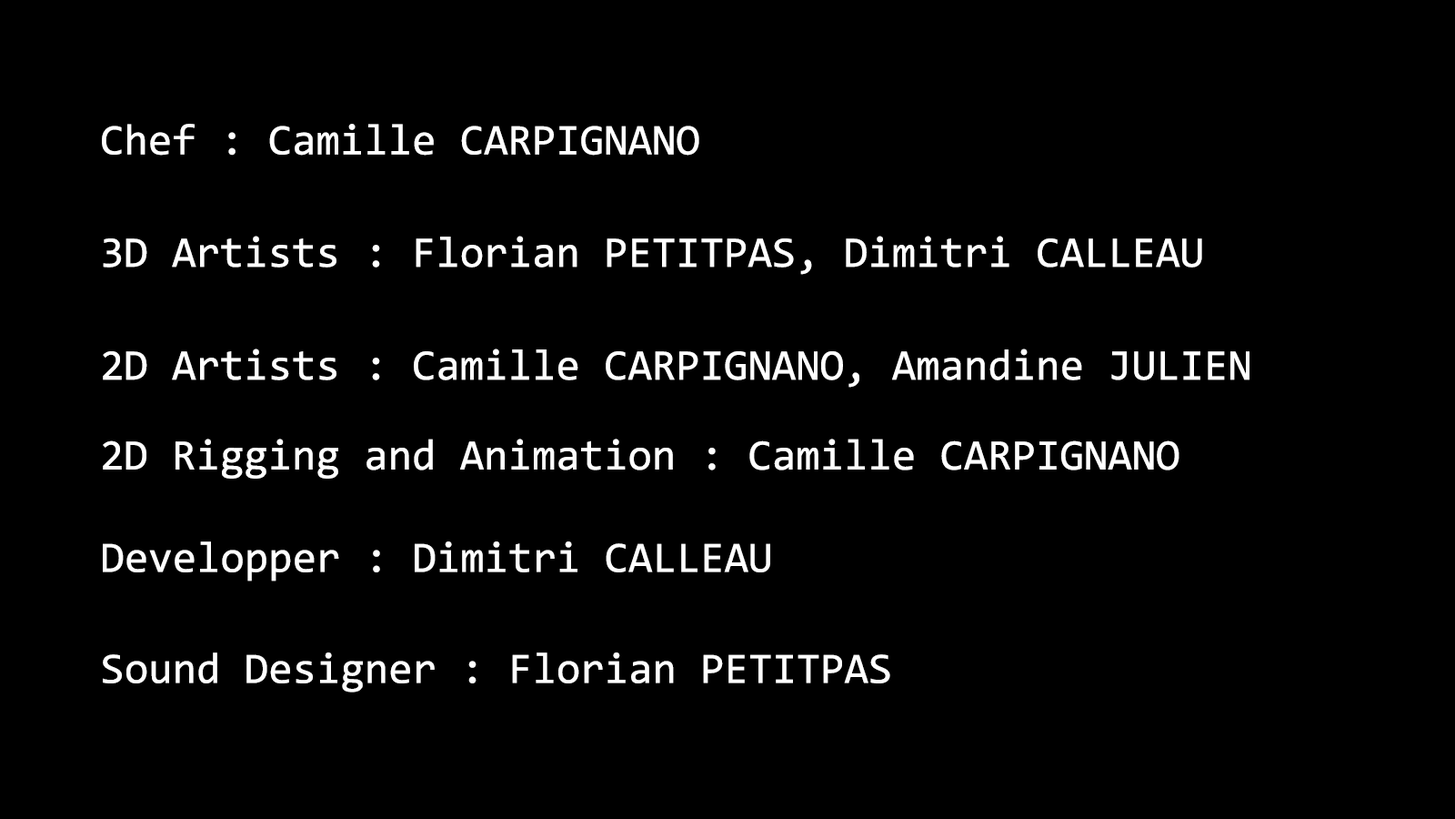
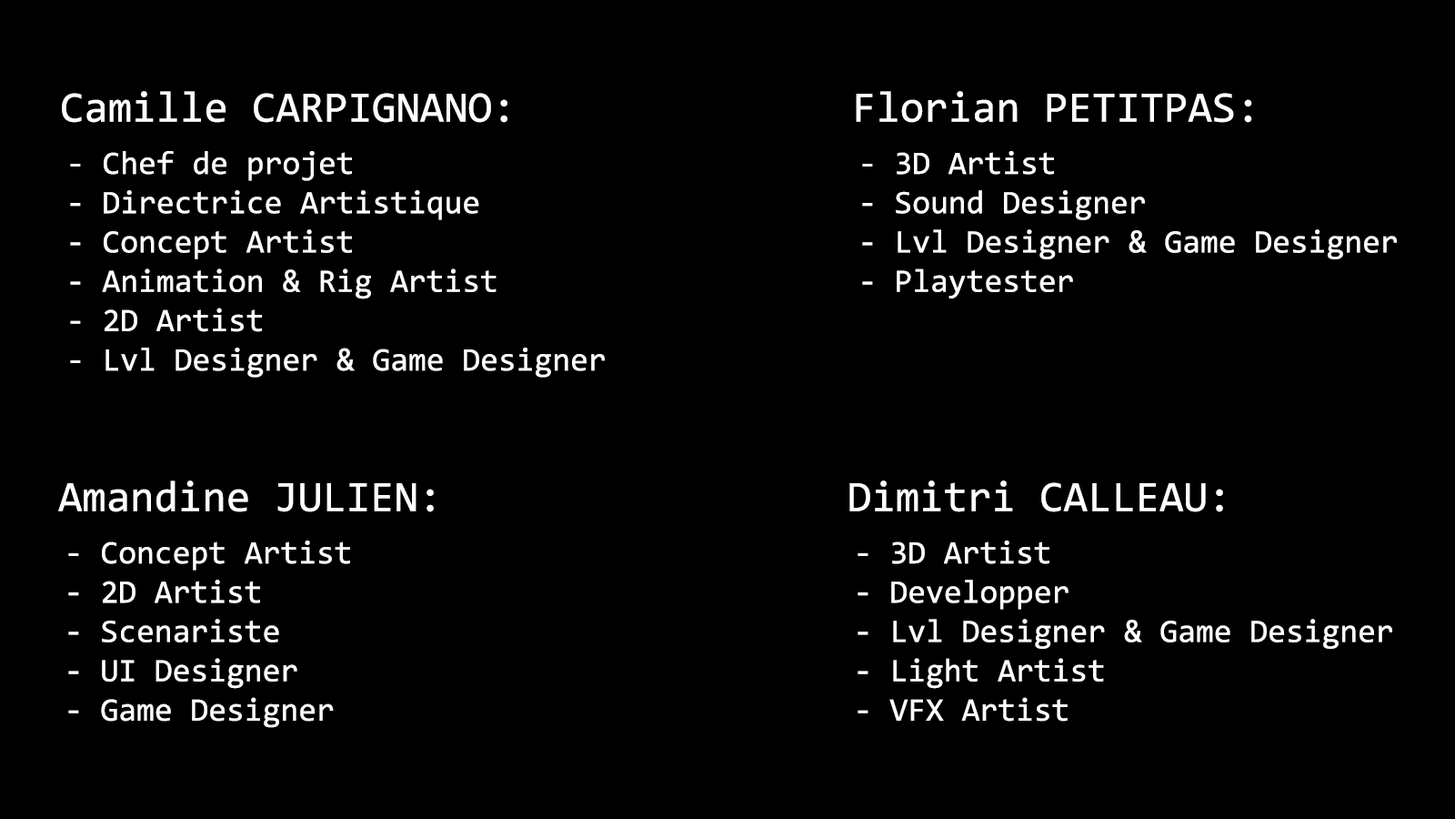
Layer changes from the first 1455x819 image to the second:
removed layer "2D Rigging and Animation : Camille CARPIGNANO" over (102, 438, 1180, 479)
added layer "- 3D Artist - Developper - Lvl Designer & Game Designer - Light" above "Dimitri CALLEAU:" over (857, 540, 1393, 722)
added layer "Dimitri CALLEAU:" above "- 3D Artist - Sound Designer - Lvl Designer & Game Designer - P" over (849, 480, 1224, 513)
renamed "3D Artists : Florian PETITPAS, Dimitri CALLEAU" to "- 3D Artist - Sound Designer - Lvl Designer & Game Designer - P", moved it above "Florian PETITPAS:", painted on it over (102, 150, 1398, 299)
removed layer "Chef : Camille CARPIGNANO" over (101, 123, 700, 156)
added layer "Florian PETITPAS:" above "- Concept Artist - 2D Artist - Scenariste - UI Designer - Game" over (855, 90, 1253, 123)
renamed "Sound Designer : Florian PETITPAS" to "- Concept Artist - 2D Artist - Scenariste - UI Designer - Game", moved it above "Amandine JULIEN:", painted on it over (68, 540, 891, 728)
removed layer "Developper : Dimitri CALLEAU" over (102, 541, 771, 582)
added layer "Amandine JULIEN:" above "- Chef de projet - Directrice Artistique - Concept Artist - Ani" over (58, 480, 434, 513)
renamed "2D Artists : Camille CARPIGNANO, Amandine JULIEN" to "- Chef de projet - Directrice Artistique - Concept Artist - Ani", painted on it over (70, 150, 1250, 388)
added layer "Camille CARPIGNANO:" above "Arrière-plan" over (61, 90, 508, 123)
